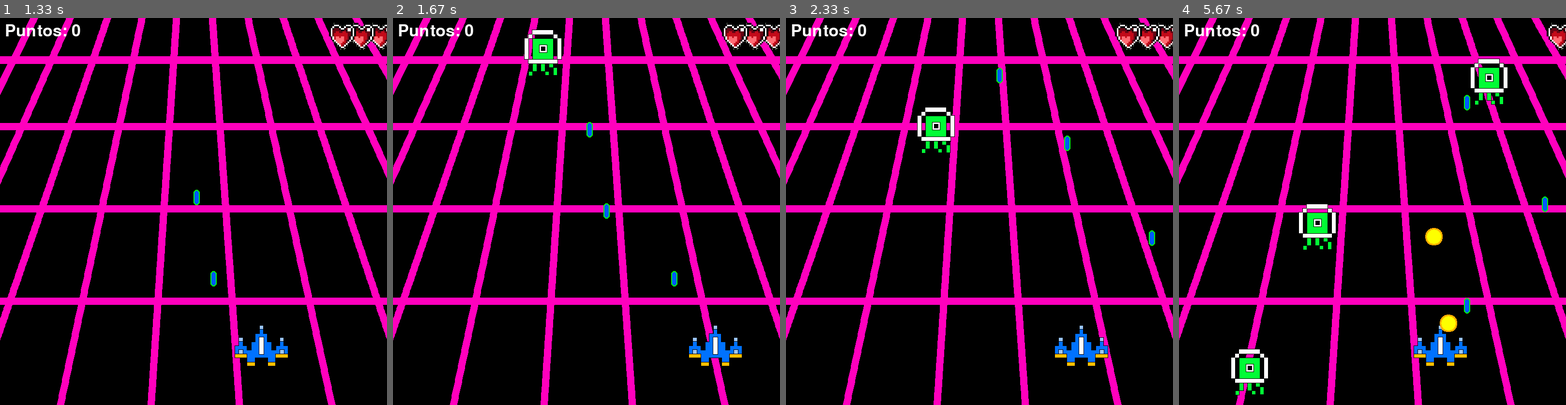
Above: before the commit, frames 1-4 (left to right).
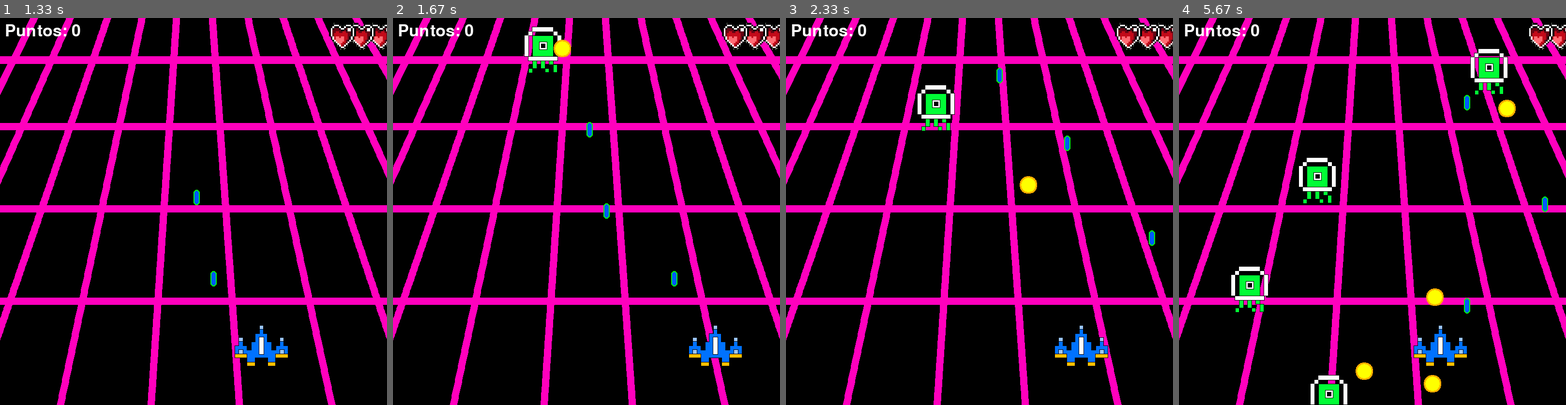
Above: after the commit, the same moments.

Repository: wilkin99/Juego_Pygame
Game: pygame game, started from Wilkin Gervacio Juego/Galatic War.py
Same seed, same stepped clock (60 frames per second), same inputs: the game is played once before the commit and once after it.
Inputs:
- Up to frame 1 (1.33 s): tap Enter at 0.33 s; tap Space at 0.67, 1.07 s; hold Right from 1 s (still down)
- Up to frame 2 (1.67 s): tap Space at 1.37, 1.57 s; release Right at 1.47 s; hold Right from 1.5 s (still down)
- Up to frame 3 (2.33 s): tap Space at 1.87, 2.07 s; release Right at 1.97 s; hold Left from 2 s (still down)
- Up to frame 4 (5.67 s): tap Space at 2.37, 2.63, 2.93, 3.07, 3.37, 3.73, 4.03, 4.23, 4.53, 4.73, 5.03, 5.23, 5.53 s; release Left at 2.53 s; hold Left 2.57-2.97 s; hold Right 3-3.63 s; hold Left 3.67-4.13 s; hold Right 4.17-4.63 s; hold Right 4.67-5.13 s; hold Left from 5.17 s (still down)

Frame 1 is identical in both runs. In frame 2, 0.6% of the frame differs, in the area x 33-46%, y 2-15%; in frame 3, 1.2%; in frame 4, 4.9%, in the area x 13-97%, y 1-100%.

Commit message:
Se implementó el árbol de comportamiento para mejorar a los enemigos y el uso de un joystick

Diff:
--- a/Wilkin Gervacio Juego/Galatic War.py
+++ b/Wilkin Gervacio Juego/Galatic War.py
@@ -6,6 +6,10 @@
 
 # Inicialización de Pygame
 pygame.init()
+
+# Inicializar el módulo de joystick
+pygame.joystick.init()
+
 # Wilkins Ismael Gervacio Carpio 23-EISN-2-036
 # Configuración de pantalla
 ANCHO, ALTO = 800, 800
@@ -35,6 +39,14 @@
 # Fuente para los textos
 font = pygame.font.Font(None, 50)
 # Wilkins Ismael Gervacio Carpio 23-EISN-2-036
+
+# Detectar y conectar un joystick si hay uno disponible
+if pygame.joystick.get_count() > 0:
+    mando = pygame.joystick.Joystick(0)  # Usar el primer joystick detectado
+    mando.init()
+else:
+    mando = None  # No hay joystick conectado
+
 # Configuración del jugador
 jugador_rect = jugador_imagen.get_rect()
 jugador_tamaño = jugador_rect.width, jugador_rect.height
@@ -49,13 +61,13 @@
 enemigo_1_rect = enemigo_1.get_rect()
 enemigo_2_rect = enemigo_2.get_rect()
 enemigo_tamaño = enemigo_1_rect.width, enemigo_1_rect.height
-enemigo_velocidad = 4
-enemigo_velocidad_especial = 6
+enemigo_velocidad = 3
+enemigo_velocidad_especial = 5
 probabilidad_especial = 0.1  # 10% de probabilidad de que un enemigo sea especial
 temporizador_spawn = 0
 SPAWN_TIEMPO = 75
 velocidad_disparo_enemigo = 8
-TIEMPO_DISPARO_ENEMIGO = 60
+TIEMPO_DISPARO_ENEMIGO = 120
 # Wilkins Ismael Gervacio Carpio 23-EISN-2-036
 # Proyectiles
 disparos = []
@@ -92,6 +104,10 @@
             if event.type == pygame.KEYDOWN and event.key == pygame.K_RETURN:
                 reiniciar_juego()
                 esperando = False
+        if mando and mando.get_button(9):
+            reiniciar_juego()
+            esperando = False
+
 # Wilkins Ismael Gervacio Carpio 23-EISN-2-036
 def pantalla_victoria():
     screen.blit(pantalla_ganar_img, (0, 0))
@@ -107,6 +123,9 @@
             if event.type == pygame.KEYDOWN and event.key == pygame.K_RETURN:
                 reiniciar_juego()
                 esperando = False
+        if mando and mando.get_button(9):
+            reiniciar_juego()
+            esperando = False
 
 # Estado del juego
 def reiniciar_juego():
@@ -177,9 +196,88 @@
             vecinos.append((x, y))
     return vecinos
 
+# Árbol de comportamiento
+class ArbolComportamiento:
+    def __init__(self, root_node):
+        self.root_node = root_node
+
+    def run(self):
+        return self.root_node.execute()
+
+class Node:
+    def execute(self):
+        raise NotImplementedError
+
+class Sequence(Node):
+    def __init__(self, nodes):
+        self.nodes = nodes
+
+    def execute(self):
+        for node in self.nodes:
+            if not node.execute():
+                return False
+        return True
+
+class Action(Node):
+    def __init__(self, action_func):
+        self.action_func = action_func
+
+    def execute(self):
+        return self.action_func()
+
+class EliminarSiFueraDePantalla(Node):
+    def __init__(self, enemigo):
+        self.enemigo = enemigo
+
+    def execute(self):
+        if self.enemigo[1] > ALTO:  # Si el enemigo está fuera de la pantalla
+            enemigos.remove(self.enemigo)
+            return False  # Indicar que el enemigo fue eliminado
+        return True  # El enemigo sigue en la pantalla
+
+def crear_arbol_comportamiento(enemigo, jugador_rect):
+    accion_mover = Action(lambda: mover_hacia_abajo(enemigo))
+    accion_disparar = Action(lambda: disparar_hacia_jugador(enemigo, jugador_rect))
+    accion_eliminar = EliminarSiFueraDePantalla(enemigo)
+
+    # Secuencia: eliminar si está fuera de la pantalla, mover hacia abajo y luego disparar
+    secuencia = Sequence([accion_eliminar, accion_mover, accion_disparar])
+
+    return ArbolComportamiento(secuencia)
+
+def mover_hacia_abajo(enemigo):
+    enemigo[1] += enemigo_velocidad if not enemigo[3] else enemigo_velocidad_especial
+    return True
+
+def disparar_hacia_jugador(enemigo, jugador_rect):
+    # Verificar si el enemigo puede disparar
+    if enemigo[2] >= TIEMPO_DISPARO_ENEMIGO:
+        # Calcular la dirección del disparo hacia el jugador
+        direccion_x = jugador_rect.centerx - enemigo[0]
+        direccion_y = jugador_rect.centery - enemigo[1]
+        length = math.sqrt(direccion_x ** 2 + direccion_y ** 2)
+        if length != 0:
+            direccion_x /= length
+            direccion_y /= length
+        disparos_enemigos.append([enemigo[0] + enemigo_tamaño[0] // 2, enemigo[1], direccion_x * velocidad_disparo_enemigo, direccion_y * velocidad_disparo_enemigo])
+        disparo_enemigo_sonido.play()
+        enemigo[2] = 0  # Reiniciar el temporizador de disparo
+
+def calcular_direccion_disparo(enemigo, jugador_rect):
+    inicio = (enemigo[0] // 20, enemigo[1] // 20)  # Posición del enemigo en el grid
+    objetivo = (jugador_rect.centerx // 20, jugador_rect.centery // 20)  # Posición del jugador en el grid
+    camino = Astar(inicio, objetivo, grid)
+    if camino:
+        # Calcular la dirección hacia el primer paso del camino
+        dx = camino[0][0] - inicio[0]
+        dy = camino[0][1] - inicio[1]
+        return dx, dy
+    return 0, 1  # Si no hay camino, disparar en línea recta hacia abajo
+
 # Reproducir música de fondo
 pygame.mixer.music.play(-1)
 # Wilkins Ismael Gervacio Carpio 23-EISN-2-036
+# Búcle principal
 while running:
     if not en_juego:
         pantalla_inicio()
@@ -188,6 +286,8 @@
                 running = False
             if event.type == pygame.KEYDOWN and event.key == pygame.K_RETURN:
                 reiniciar_juego()
+            if mando and mando.get_button(9):  # Botón Start para iniciar
+                reiniciar_juego()
     else:
         if puntos >= PUNTOS_MAXIMOS:
             pantalla_victoria()
@@ -201,15 +301,28 @@
                 running = False
 
         # Controles del jugador
-        keys = pygame.key.get_pressed()
-        if keys[pygame.K_LEFT] and jugador_rect.left > 0:
-            jugador_rect.x -= jugador_velocidad
-        if keys[pygame.K_RIGHT] and jugador_rect.right < ANCHO:
-            jugador_rect.x += jugador_velocidad
-        if keys[pygame.K_SPACE] and jugador_cooldown == 0:
-            disparos.append([jugador_rect.centerx, jugador_rect.top])  # Disparar desde el centro del jugador
-            disparo_jugador_sonido.play()
-            jugador_cooldown = jugador_cooldown_max
+        if mando:
+            eje_x = mando.get_axis(0)  # Eje izquierdo horizontal
+            if eje_x < -0.3 and jugador_rect.left > 0:  # Mover a la izquierda
+                jugador_rect.x -= jugador_velocidad
+            if eje_x > 0.3 and jugador_rect.right < ANCHO:  # Mover a la derecha
+                jugador_rect.x += jugador_velocidad
+
+            if mando.get_button(0) and jugador_cooldown == 0:  # Botón A / X para disparar
+                disparos.append([jugador_rect.centerx, jugador_rect.top])
+                disparo_jugador_sonido.play()
+                jugador_cooldown = jugador_cooldown_max
+        else:
+            # Controles normales con teclado
+            keys = pygame.key.get_pressed()
+            if keys[pygame.K_LEFT] and jugador_rect.left > 0:
+                jugador_rect.x -= jugador_velocidad
+            if keys[pygame.K_RIGHT] and jugador_rect.right < ANCHO:
+                jugador_rect.x += jugador_velocidad
+            if keys[pygame.K_SPACE] and jugador_cooldown == 0:
+                disparos.append([jugador_rect.centerx, jugador_rect.top])
+                disparo_jugador_sonido.play()
+                jugador_cooldown = jugador_cooldown_max
 
         # Reducir cooldown del jugador
         if jugador_cooldown > 0:
@@ -218,22 +331,39 @@
         # Mover enemigos
         temporizador_spawn += 1
         if temporizador_spawn >= SPAWN_TIEMPO:
-            # Decidir si el enemigo es especial (probabilidad de 5%)
+            # Decidir si el enemigo es especial (probabilidad de 10%)
             if random.random() < probabilidad_especial:
-                enemigos.append([random.randint(0, ANCHO - enemigo_tamaño[0]), 0, 0, True])  # True indica que es especial
+                enemigos.append([random.randint(0, ANCHO - enemigo_tamaño[0]), 0, TIEMPO_DISPARO_ENEMIGO, True])  # True indica que es especial
             else:
-                enemigos.append([random.randint(0, ANCHO - enemigo_tamaño[0]), 0, 0, False])  # False indica que es normal
+                enemigos.append([random.randint(0, ANCHO - enemigo_tamaño[0]), 0, TIEMPO_DISPARO_ENEMIGO, False])  # False indica que es normal
             temporizador_spawn = 0
 
+        # Mover enemigos y disparar usando el árbol de comportamiento
         for enemigo in enemigos[:]:
-            enemigo[1] += enemigo_velocidad if not enemigo[3] else enemigo_velocidad_especial  # Velocidad especial si es el enemigo morado
-            enemigo[2] += 1
+            arbol = crear_arbol_comportamiento(enemigo, jugador_rect)
+            arbol.run()
 
             # Dibujar enemigos
             if enemigo[3]:  # Si es el enemigo especial
                 screen.blit(enemigo_2, (enemigo[0], enemigo[1]))
             else:
                 screen.blit(enemigo_1, (enemigo[0], enemigo[1]))
+
+            # Verificar si el enemigo puede disparar
+            if enemigo[2] >= TIEMPO_DISPARO_ENEMIGO:
+                # Calcular la dirección del disparo hacia el jugador
+                direccion_x = jugador_rect.centerx - enemigo[0]
+                direccion_y = jugador_rect.centery - enemigo[1]
+                length = math.sqrt(direccion_x ** 2 + direccion_y ** 2)
+                if length != 0:
+                    direccion_x /= length
+                    direccion_y /= length
+                disparos_enemigos.append([enemigo[0] + enemigo_tamaño[0] // 2, enemigo[1], direccion_x * velocidad_disparo_enemigo, direccion_y * velocidad_disparo_enemigo])
+                disparo_enemigo_sonido.play()
+                enemigo[2] = 0  # Reiniciar el temporizador de disparo
+            else:
+                enemigo[2] += 1  # Incrementar el temporizador
+
 # Wilkins Ismael Gervacio Carpio 23-EISN-2-036
             # Verificar si el enemigo está cerca del jugador y puede disparar
             distance = math.sqrt((enemigo[0] - jugador_rect.centerx) ** 2 + (enemigo[1] - jugador_rect.centery) ** 2)
